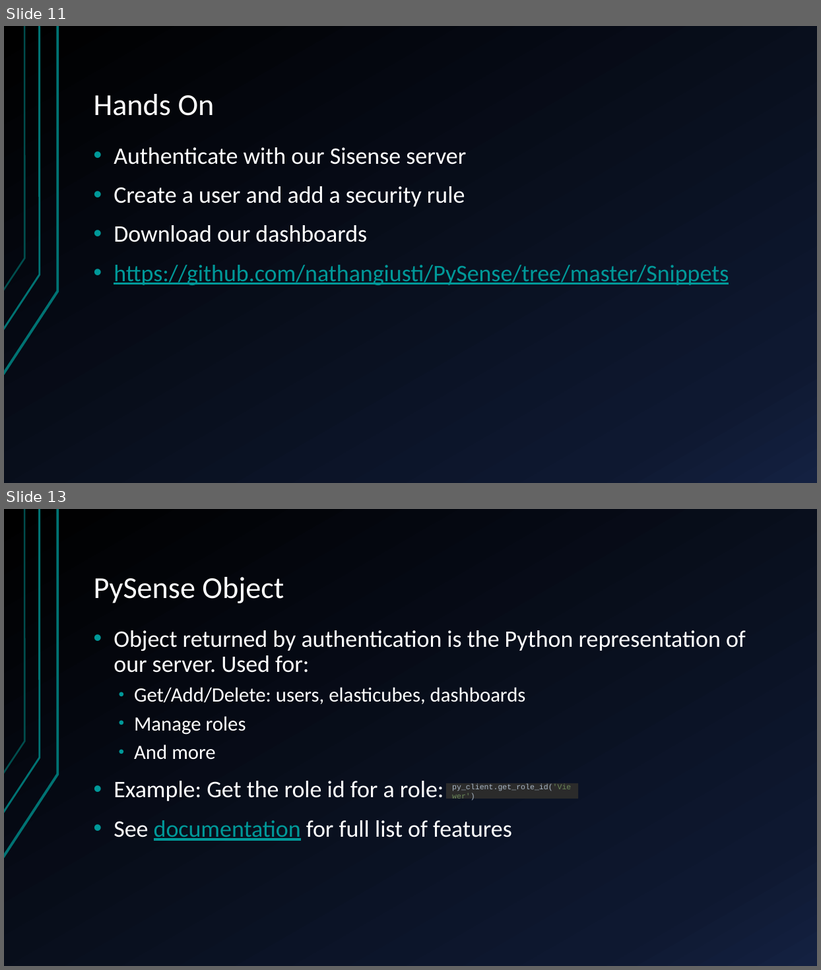
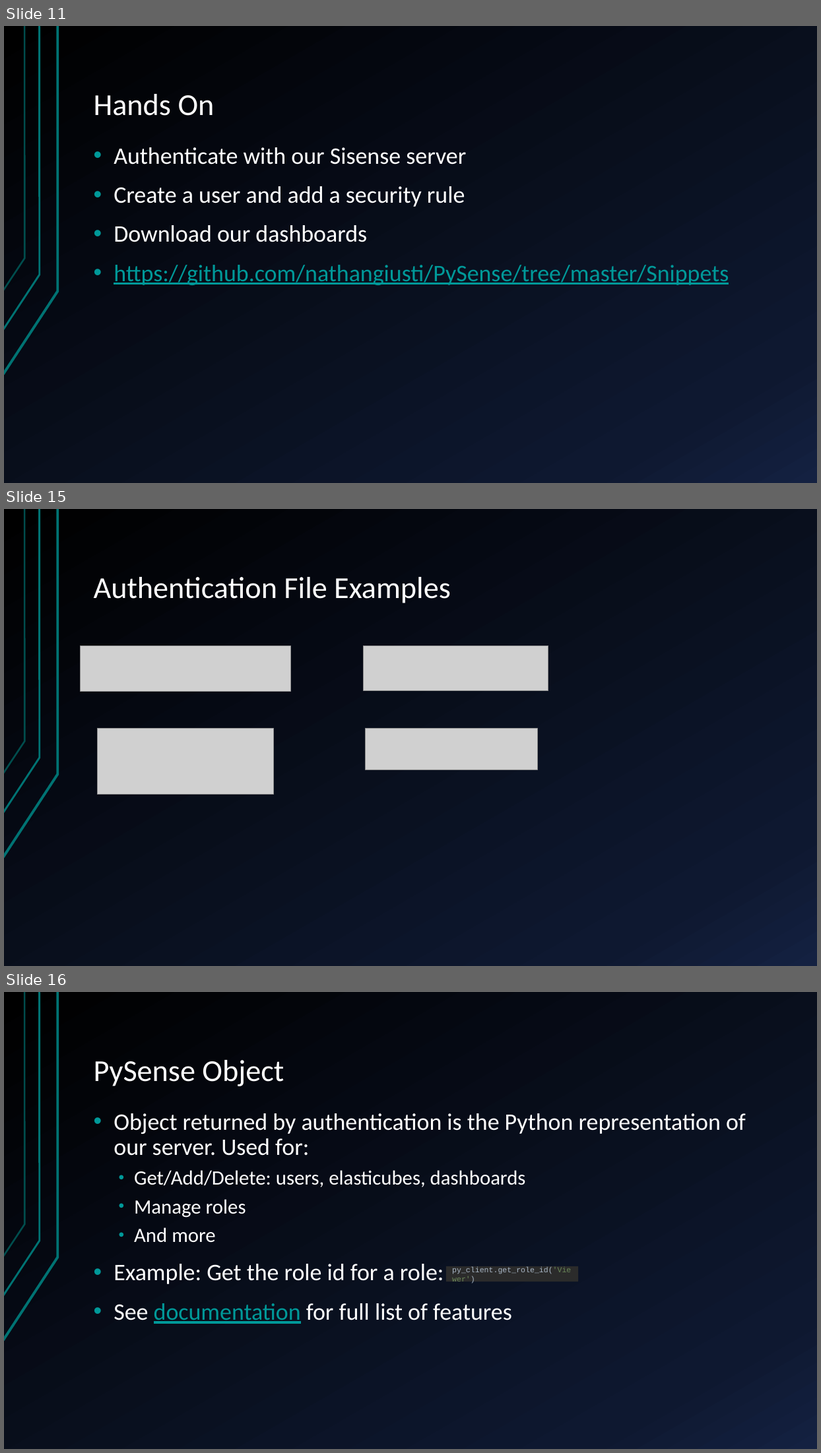
Before and after one commit to nathangiusti/PySense, a slide deck: PySenseTutorial.pptx. Shown one above the other, each under a label of ours: slides 11 and 13 before the commit, slides 11, 15 and 16 after it; the slides between them are not shown. The pictures are 821x970 and 821x1453 pixels, drawn with LibreOffice and Linux fonts; fonts in the diff are those of the drawing; grey boxes stand for pictures. Boxes give left, top, right and bottom in pixels: in the first picture for what was removed or moved away, otherwise in the second. Text is boxed around its words. In the diff, an @@ line names an element or a change of style, - is before the commit and + after.

```diff
--- a/PySenseTutorial.pptx
+++ b/PySenseTutorial.pptx
@@ slide 15 added at (4,509,817,966), background gradient #000000 to #0F1931 to #142242; not listed: 3 template elements that a slide beside it also shows @@
@@ title added at (94,577,451,603), 36 pt, text #FFFFFF @@
+Authentication File Examples
@@ picture added at (81,646,290,691) @@
@@ picture added at (363,646,548,691) @@
@@ picture added at (97,729,274,795) @@
@@ picture added at (365,729,537,770) @@
@@ what was slide 13 is now slide 16 @@
```
Also in this commit, not shown: 1 slide changed, 2 other slides added, 15 other files.
